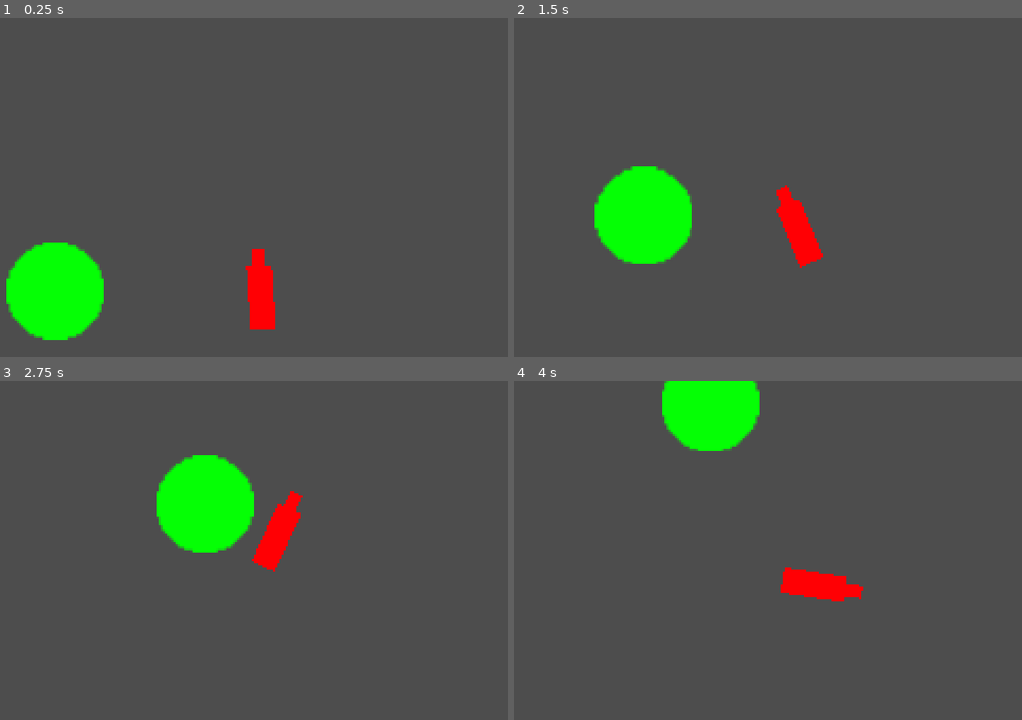
Above: before the commit, frames 1-4 (two rows, left to right).
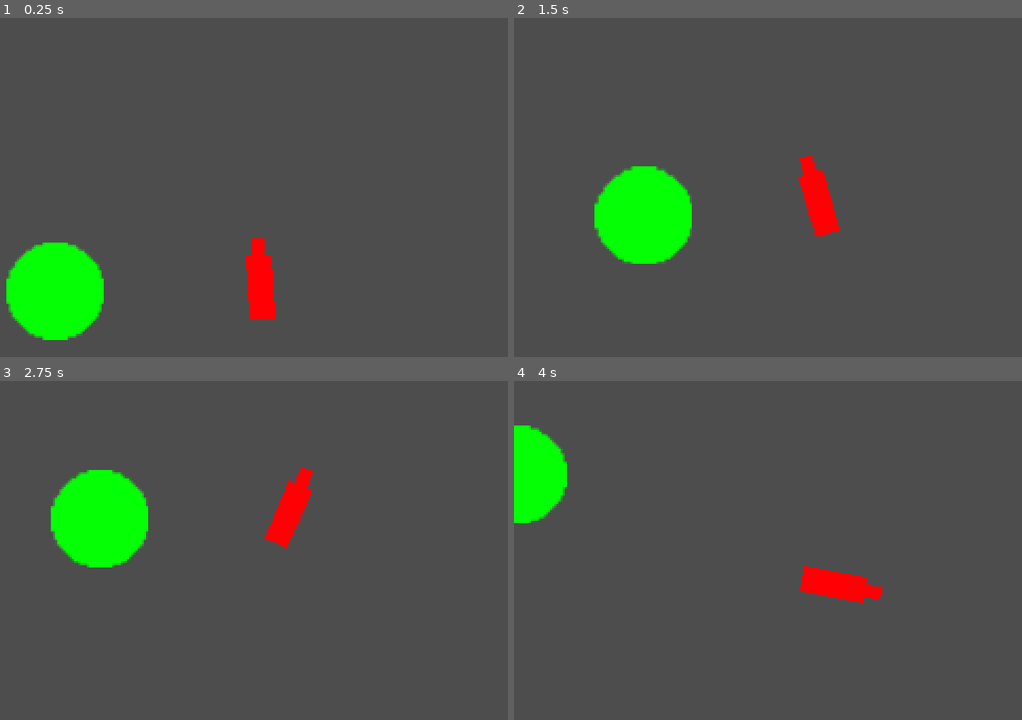
Above: after the commit, the same moments.

Repository: bryan-barreto/clonq-microjam-2k26
Game: Godot game, scene res://scenes/main.tscn
Same seed, same stepped clock (60 frames per second), same inputs: the game is played once before the commit and once after it. This scene is started directly instead of the project's main scene.
Inputs (mouse positions are in pixels of both pictures, inside the frame that each line leads up to):
- Up to frame 1 (0.25 s): no input
- Up to frame 2 (1.5 s): move the mouse to (879, 170) at 0.52 s; press the mouse at (879, 170) at 0.53 s; move the mouse to (666, 204) at 1.27 s; release the mouse at (666, 204) at 1.28 s; right-click (666, 204) at 1.35 s
- Up to frame 3 (2.75 s): move the mouse to (304, 475) at 2.02 s; press the mouse at (304, 475) at 2.03 s
- Up to frame 4 (4 s): move the mouse to (742, 618) at 2.77 s; release the mouse at (742, 618) at 2.78 s; right-click (742, 618) at 2.85 s; move the mouse to (920, 601) at 3.52 s; press the mouse at (920, 601) at 3.53 s

The runs differ from the first frame. In frame 1, 0.3% of the frame differs, in the area x 48-55%, y 65-92%; in frame 2, 2.1%; in frame 3, 9.8%, in the area x 10-62%, y 21-57%; in frame 4, 6.7%.

Commit message:
game is functional.

Diff:
--- a/godot-project/prefab/ball.tscn
+++ b/godot-project/prefab/ball.tscn
@@ -8,14 +8,14 @@
 bounce = 1.0
 
 [sub_resource type="CircleShape2D" id="CircleShape2D_frjmt"]
-radius = 18.0
+radius = 24.0
 
 [sub_resource type="CircleShape2D" id="CircleShape2D_1hr4x"]
 radius = 24.020824
 
 [node name="Ball" type="RigidBody2D" unique_id=2020230802]
-collision_layer = 3
-collision_mask = 3
+collision_layer = 2
+collision_mask = 2
 physics_material_override = SubResource("PhysicsMaterial_1hr4x")
 gravity_scale = 0.0
 script = ExtResource("1_frjmt")
--- a/godot-project/prefab/ball_lv_1.tscn
+++ b/godot-project/prefab/ball_lv_1.tscn
@@ -8,14 +8,14 @@
 bounce = 1.0
 
 [sub_resource type="CircleShape2D" id="CircleShape2D_frjmt"]
-radius = 13.0
+radius = 19.026299
 
 [sub_resource type="CircleShape2D" id="CircleShape2D_1hr4x"]
 radius = 19.0
 
 [node name="Ball" type="RigidBody2D" unique_id=2020230802]
-collision_layer = 3
-collision_mask = 3
+collision_layer = 2
+collision_mask = 2
 physics_material_override = SubResource("PhysicsMaterial_1hr4x")
 gravity_scale = 0.0
 script = ExtResource("1_yrb1v")
--- a/godot-project/prefab/ball_lv_2.tscn
+++ b/godot-project/prefab/ball_lv_2.tscn
@@ -8,14 +8,14 @@
 bounce = 1.0
 
 [sub_resource type="CircleShape2D" id="CircleShape2D_frjmt"]
-radius = 7.071068
+radius = 12.0415945
 
 [sub_resource type="CircleShape2D" id="CircleShape2D_1hr4x"]
 radius = 12.0
 
 [node name="Ball" type="RigidBody2D" unique_id=2020230802]
-collision_layer = 3
-collision_mask = 3
+collision_layer = 2
+collision_mask = 2
 physics_material_override = SubResource("PhysicsMaterial_1hr4x")
 gravity_scale = 0.0
 script = ExtResource("1_741mf")
--- a/godot-project/prefab/hit_box.tscn
+++ b/godot-project/prefab/hit_box.tscn
@@ -9,12 +9,15 @@
 [sub_resource type="RectangleShape2D" id="RectangleShape2D_jljiw"]
 size = Vector2(6, 14)
 
-[node name="HitBox" type="CharacterBody2D" unique_id=1649692202]
+[sub_resource type="RectangleShape2D" id="RectangleShape2D_6dw6b"]
+size = Vector2(12, 27)
+
+[node name="Drill" type="CharacterBody2D" unique_id=1649692202]
 collision_layer = 2
-collision_mask = 8
+collision_mask = 0
 script = ExtResource("1_jljiw")
 
-[node name="HitBox" type="CollisionShape2D" parent="." unique_id=2066238002]
+[node name="Body" type="CollisionShape2D" parent="." unique_id=2066238002]
 shape = SubResource("RectangleShape2D_tbgi4")
 
 [node name="Sprite2D" type="Sprite2D" parent="." unique_id=1055822905]
@@ -24,7 +27,7 @@
 position = Vector2(0, -20)
 
 [node name="DrillBox" type="StaticBody2D" parent="." unique_id=3011275]
-collision_layer = 14
+collision_layer = 12
 collision_mask = 0
 
 [node name="CollisionShape2D" type="CollisionShape2D" parent="DrillBox" unique_id=1427523522]
@@ -35,3 +38,13 @@
 position = Vector2(2.3841858e-07, -17.5)
 scale = Vector2(0.49999994, 0.36666667)
 texture = ExtResource("2_6dw6b")
+
+[node name="HitBox" type="Area2D" parent="." unique_id=859130779]
+collision_layer = 0
+collision_mask = 0
+
+[node name="CollisionShape2D" type="CollisionShape2D" parent="HitBox" unique_id=1457472958]
+position = Vector2(0, 1.5)
+shape = SubResource("RectangleShape2D_6dw6b")
+
+[connection signal="body_entered" from="HitBox" to="." method="_on_hit_box_body_entered"]
--- a/godot-project/scenes/main.tscn
+++ b/godot-project/scenes/main.tscn
@@ -79,9 +79,7 @@
 
 [node name="Drill" parent="." unique_id=1649692202 instance=ExtResource("2_sugp2")]
 position = Vector2(124, 142)
-collision_layer = 1
-collision_mask = 0
-max_player_speed = 40.0
+max_player_speed = 60.0
 rotation_speed = 5.0
 
 [node name="Mouse" type="Area2D" parent="." unique_id=573510076]
@@ -94,6 +92,7 @@
 
 [node name="Floor" type="StaticBody2D" parent="." unique_id=1649123140]
 process_mode = 4
+visible = false
 position = Vector2(0, 160)
 collision_layer = 9
 collision_mask = 9
@@ -121,3 +120,4 @@
 
 [connection signal="pressed" from="Control/CenterContainer/Container/Container/Win" to="." method="_on_win_pressed"]
 [connection signal="pressed" from="Control/CenterContainer/Container/Container/Lose" to="." method="_on_lose_pressed"]
+[connection signal="body_hit" from="Drill" to="." method="_on_lose"]
--- a/godot-project/src/hit_box.gd
+++ b/godot-project/src/hit_box.gd
@@ -5,6 +5,8 @@
 @export var max_player_speed = 0.0
 
 @export var rotation_speed = 0.0
+
+signal body_hit
 
 func _process(delta):
 	_look_at_mouse(delta)
@@ -24,3 +26,8 @@
 		rotation = rotate_toward(rotation, target_angle, rotation_speed * delta)
 	else:
 		rotation = target_angle
+
+
+func _on_hit_box_body_entered(body):
+	if (body.name != "DrillBox"):
+		body_hit.emit()
--- a/godot-project/src/main.gd
+++ b/godot-project/src/main.gd
@@ -48,7 +48,7 @@
 func _on_win():
 	get_tree().change_scene_to_file("res://scenes/win.tscn")
 
-func _on_lose_pressed():
+func _on_lose():
 	get_tree().change_scene_to_file("res://scenes/lose.tscn")
 
 func set_difficulty(request_diff: float):
